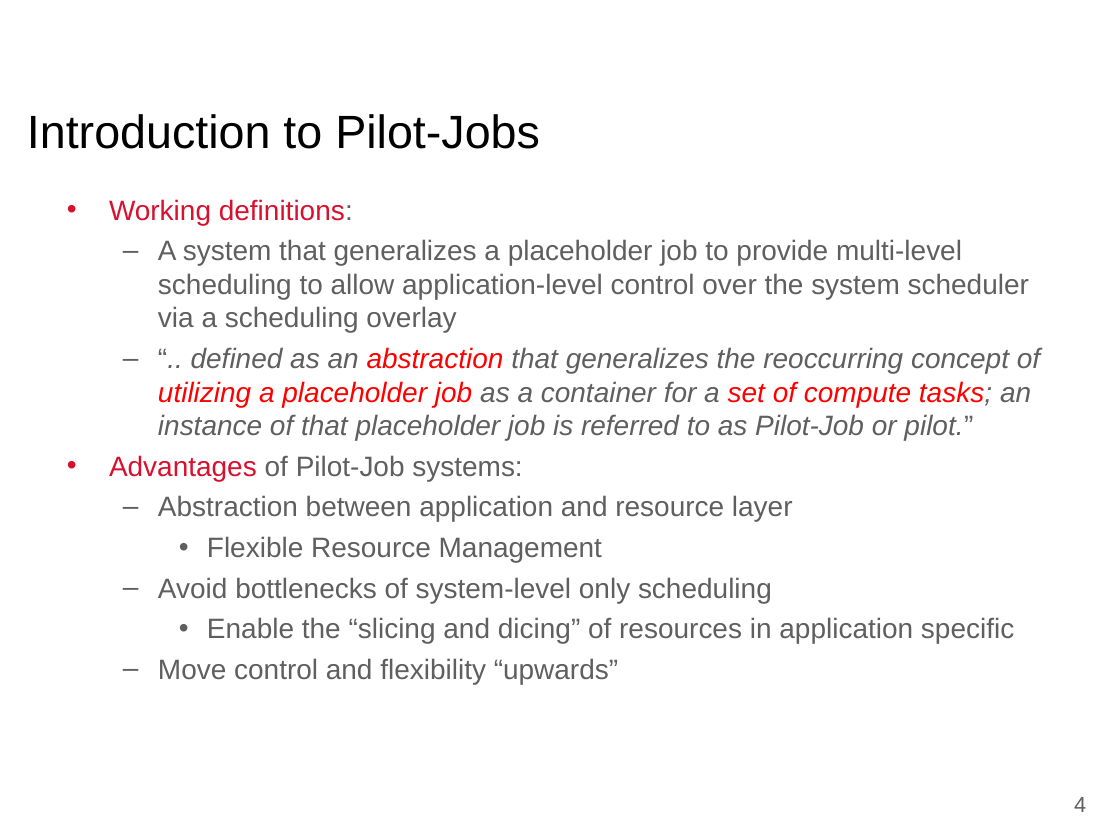
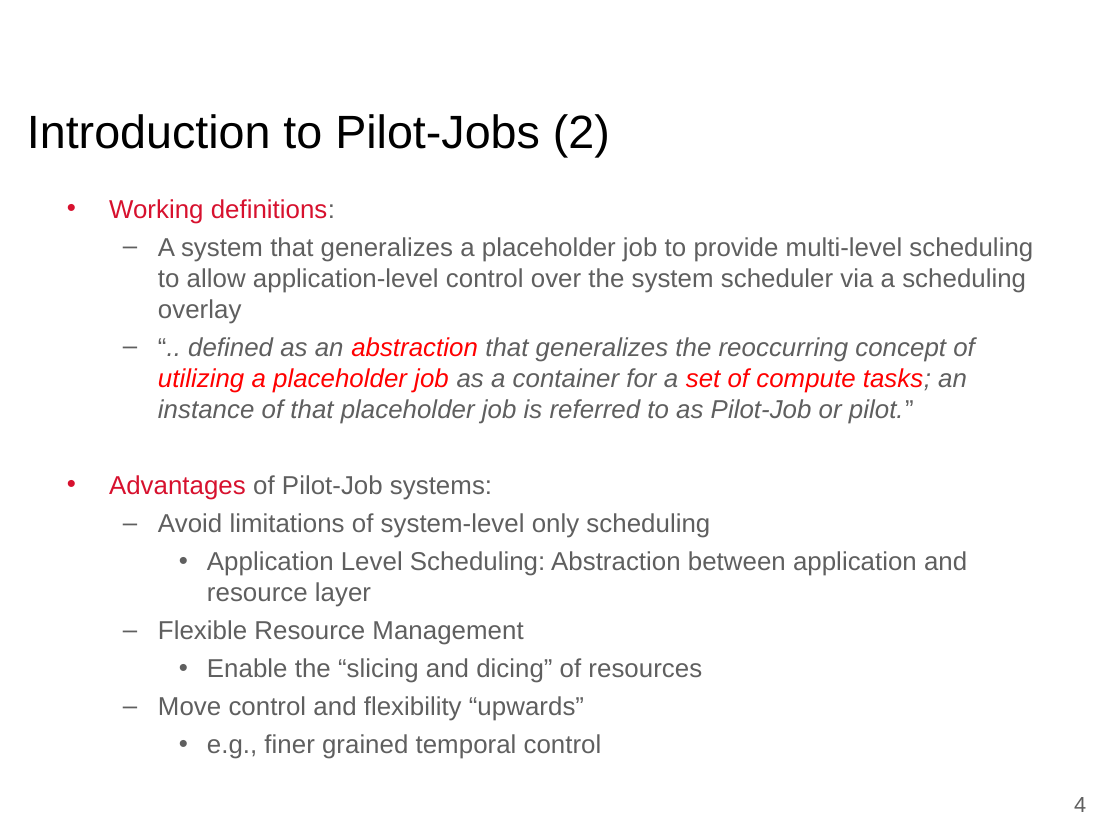
Before and after one commit to saga-project/presentations, a slide deck: slide 4 of bnl-pstar.ppt. Drawn at 1120x840 pixels with LibreOffice and Linux fonts; fonts in the diff are those of the drawing; background and template pictures are left out. Boxes give left, top, right and bottom in pixels: in the first picture for what was removed or moved away, otherwise in the second. Text is boxed around its words. In the diff, an @@ line names an element or a change of style, - is before the commit and + after.

Commit message:
version.

```diff
--- a/bnl-pstar.ppt
+++ b/bnl-pstar.ppt
@@ title at [27,114,610,157]: text changed @@
-Introduction to Pilot-Jobs
+Introduction to Pilot-Jobs (2)
@@ text at [109,199,1033,721]: size 18 to 16.6 pt in "Working definitions:", "A system that generalizes a placeholder job ...", "“.. defined as an abstraction that generalizes ...", "Advantages of Pilot-Job systems:" and 2 more places; bullet • to –; list level 3 to 2 in "Flexible Resource Management" @@
@@ text at [158,513,967,607]: text changed; size 18 to 16.6 pt @@
-  – Abstraction between application and resource layer
+  – Avoid limitations of system-level only scheduling
+    • Application Level Scheduling: Abstraction between application and resource layer
@@ text at [207,658,702,683]: text changed; size 18 to 16.6 pt @@
-  – Avoid bottlenecks of system-level only scheduling
-    • Enable the “slicing and dicing” of resources in application specific
+    • Enable the “slicing and dicing” of resources
@@ text at [207,734,602,759]: paragraph added @@
+    • e.g., finer grained temporal control
```
Also in this commit, not shown: 14 other slides changed.
